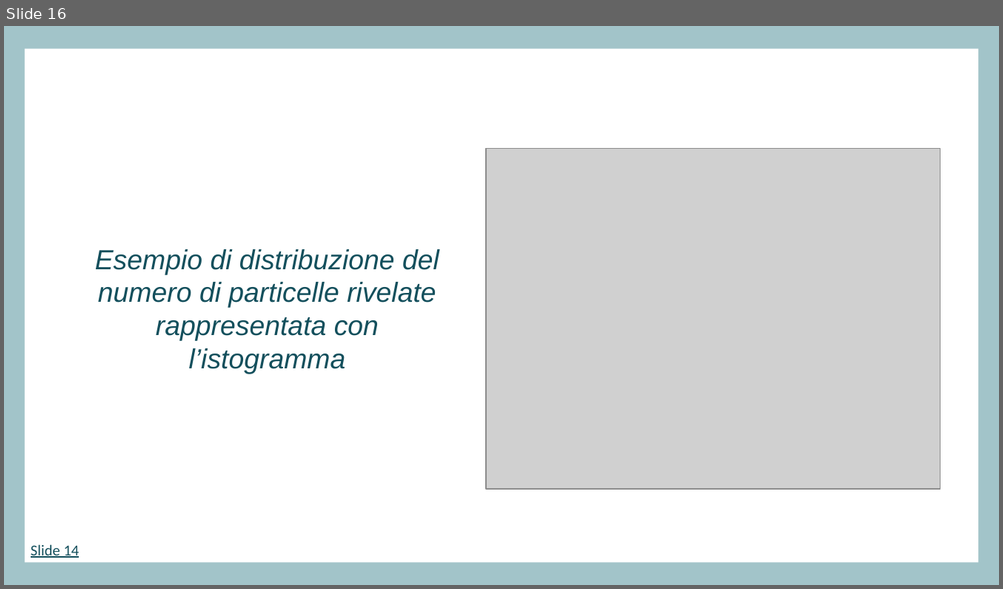
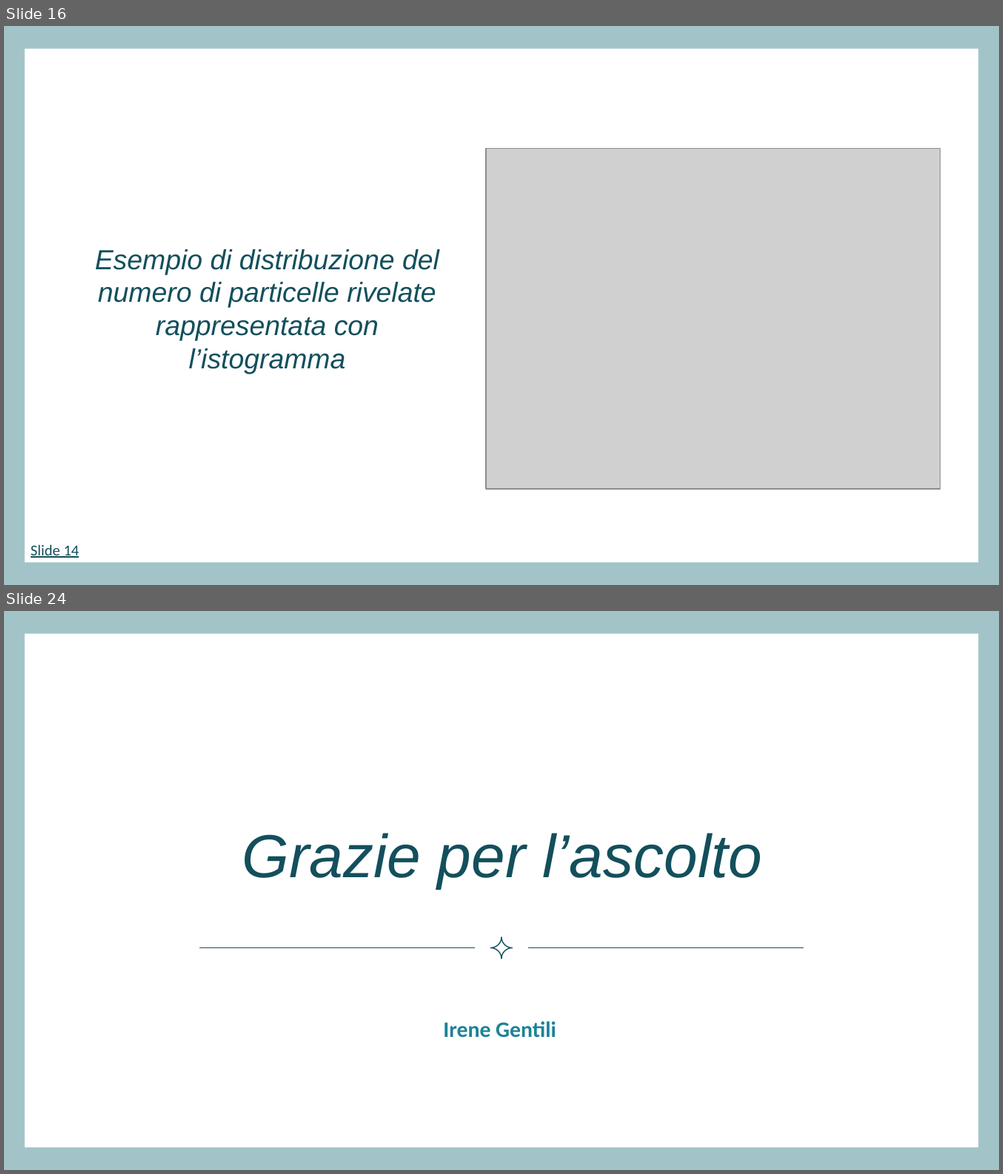
Before and after one commit to irenegentili/Progetto-Metodi-Computazionali, a slide deck: campionamento_sciami_atmosferici_ad_alta_quota_Irene_Gentili.pptx. Shown one above the other, each under a label of ours: slide 16 before the commit, slides 16 and 24 after it; the slides between them are not shown. The pictures are 1003x589 and 1003x1174 pixels, drawn with LibreOffice and Linux fonts; fonts in the diff are those of the drawing; grey boxes stand for pictures. Boxes give left, top, right and bottom in pixels: in the first picture for what was removed or moved away, otherwise in the second. Text is boxed around its words. In the diff, an @@ line names an element or a change of style, - is before the commit and + after.

```diff
--- a/campionamento_sciami_atmosferici_ad_alta_quota_Irene_Gentili.pptx
+++ b/campionamento_sciami_atmosferici_ad_alta_quota_Irene_Gentili.pptx
@@ slide 24 added at (x1=4, y1=611, x2=999, y2=1170), background #A2C4C9; not listed: 1 template element that a slide beside it also shows @@
@@ title added at (x1=242, y1=833, x2=762, y2=889), 44 pt, text #134F5C, italic @@
+Grazie per l’ascolto
@@ plaque added at (x1=490, y1=937, x2=512, y2=959), outline #134F5C 0.75 pt @@
@@ line added from (200, 948) to (475, 948), #134F5C 0.75 pt @@
@@ line added from (528, 948) to (802, 948), #134F5C 0.75 pt @@
@@ subtitle added at (x1=443, y1=1022, x2=556, y2=1038), 16 pt, text #1E8298, bold @@
+Irene Gentili
```
Also in this commit, not shown: 9 slides changed.
